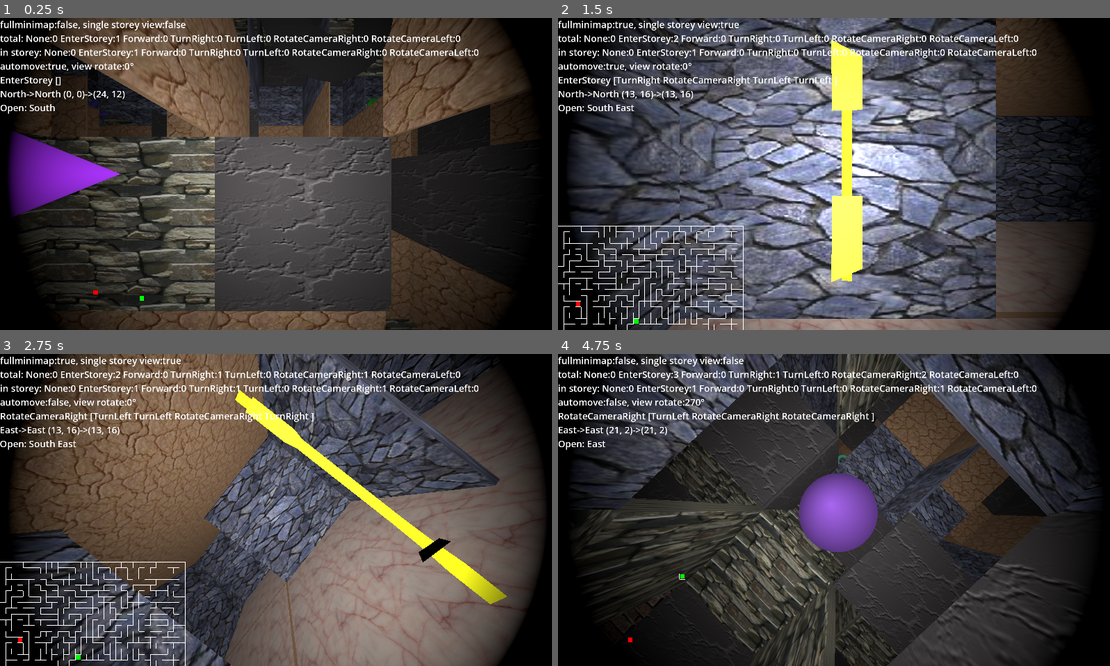
Above: before the commit, frames 1-4 (two rows, left to right).
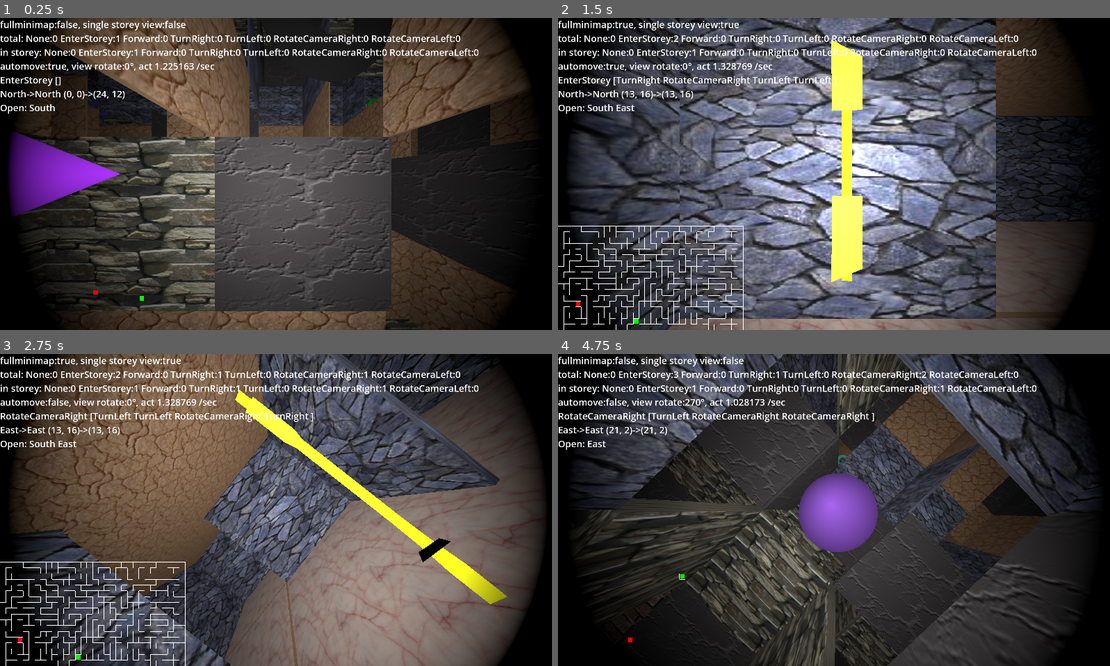
Above: after the commit, the same moments.

Repository: kasworld/gd4maze3d
Game: Godot game, scene res://main.tscn
Two runs of this game, one before a commit and one after it. Both use one fixed random seed, a clock stepped at 60 frames per second and the inputs below.
Inputs (mouse positions are in pixels of both pictures, inside the frame that each line leads up to):
- Up to frame 1 (0.25 s): no input
- Up to frame 2 (1.5 s): tap Enter at 0.5 s; move the mouse to (955, 158) at 0.52 s; hold Right 0.53-1.28 s; tap 1 at 0.6 s; click (955, 158) at 0.67 s; tap Space at 0.77 s; move the mouse to (723, 189) at 1.27 s; hold Down from 1.28 s (still down); tap 2 at 1.35 s
- Up to frame 3 (2.75 s): tap Space at 1.52 s; move the mouse to (331, 441) at 2.02 s; release Down at 2.03 s; hold Right from 2.03 s (still down); tap 3 at 2.1 s
- Up to frame 4 (4.75 s): move the mouse to (806, 572) at 2.77 s; release Right at 2.78 s; hold Up 2.78-3.53 s; tap Enter at 2.85 s; click (806, 572) at 2.92 s; tap Space at 3.02, 3.77, 4.52 s; move the mouse to (1005, 556) at 3.52 s; hold Left from 3.53 s (still down); tap 1 at 3.6 s; move the mouse to (668, 463) at 4.27 s; tap 2 at 4.35 s

The runs differ from the first frame. In frame 1, 0.2% of the frame differs, in the area x 2-39%, y 14-30%; in frame 2, 0.4%; in frame 3, 0.4%, in the area x 0-57%, y 14-30%; in frame 4, 0.4%.

Commit message:
add act speed to info str

Diff:
--- a/character.gd
+++ b/character.gd
@@ -147,9 +147,9 @@
 	return false
 
 func info_str()->String:
-	return "total:%s\nin storey:%s\nautomove:%s, view rotate:%s°\n%s [%s]\n%s->%s (%d, %d)->(%d, %d)\nOpen: %s" % [
+	return "total:%s\nin storey:%s\nautomove:%s, view rotate:%s°, act %f /sec\n%s [%s]\n%s->%s (%d, %d)->(%d, %d)\nOpen: %s" % [
 		act_stats_str(total_act_stats), act_stats_str(storey_act_stats),
-		auto_move, view_dir*90,
+		auto_move, view_dir*90, 1.0/ani_act_dur,
 		act2str(act_current), queue_to_str(),
 		Storey.dir2str(dir_src), Storey.dir2str(dir_dst),
 		pos_src.x, pos_src.y, pos_dst.x, pos_dst.y,
